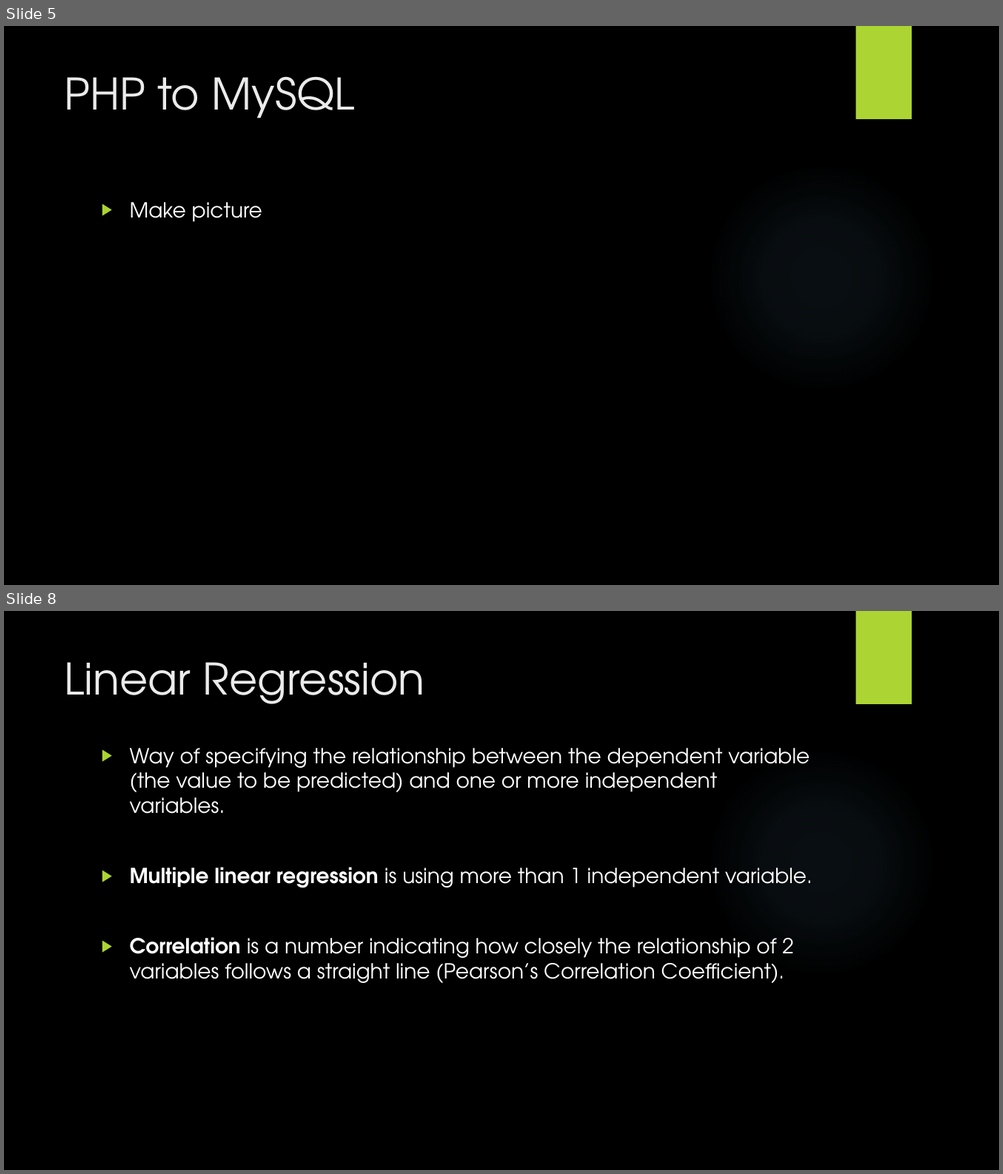
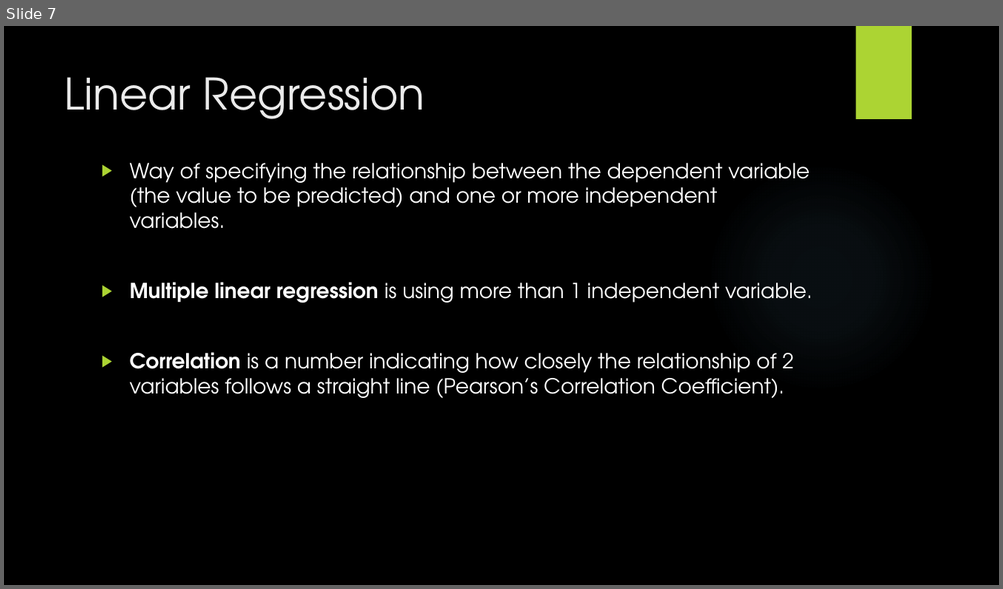
Before and after one commit to codyhock/Senior-Project, a slide deck: CHOCKfinal.pptx. Shown one above the other, each under a label of ours: slides 5 and 8 before the commit, slide 7 after it; the slides between them are not shown. The pictures are 1003x1174 and 1003x589 pixels, drawn with LibreOffice and Linux fonts; fonts in the diff are those of the drawing; background and template pictures are left out. Boxes give left, top, right and bottom in pixels: in the first picture for what was removed or moved away, otherwise in the second. Text is boxed around its words. In the diff, an @@ line names an element or a change of style, - is before the commit and + after.

```diff
--- a/CHOCKfinal.pptx
+++ b/CHOCKfinal.pptx
@@ slide 5 removed at [4, 26, 999, 585], background picture (left out); not listed: 2 template elements that a slide beside it also shows @@
@@ title removed at [64, 76, 355, 118] @@
-PHP to MySQL
@@ text removed at [130, 202, 262, 222] @@
-▶ Make picture
@@ what was slide 8 is now slide 7 @@
```
Also in this commit, not shown: 7 slides changed, 4 slides added, 3 other slides removed, 2 other files.
